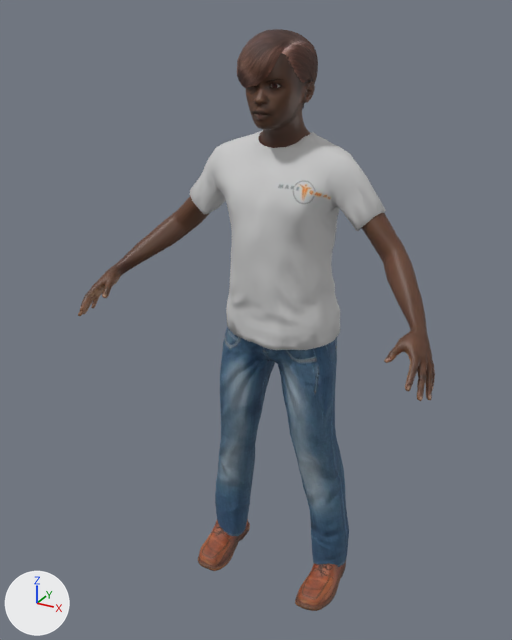
The glTF model models/makehuman/Biped/p11.glb, before and after one commit.
One viewpoint serves both versions: a 50 mm camera at (0.853, -1.727, 1.72) aimed at (-0.041, -0.102, 0.908). Every picture has the same lights, and +X, +Y and +Z are marked at lower left. The older version comes first. Vertices at exactly the same position are counted once.

Script lines for the objects in view, before the commit:
```python
me_base = bpy.data.meshes.new('base')
me_base.from_pydata(...)  # 4616 vertices, 9064 faces; spans x -0.52..0.52, y -0.34..0.05, z 0.17..1.67
me_base.materials.append(mat_p11_body)  # picture img_young_darkskinned_male_diffuse
me_male_casualsuit06 = bpy.data.meshes.new('male_casualsuit06')
me_male_casualsuit06.from_pydata(...)  # 1968 vertices, 3764 faces; spans x -0.299..0.285, y -0.164..0.102, z 0.065..1.423
me_male_casualsuit06.materials.append(mat_p11_male_casualsuit06)
me_shoes01 = bpy.data.meshes.new('shoes01')
me_shoes01.from_pydata(...)  # 931 vertices, 1742 faces; spans x -0.243..0.243, y -0.197..0.058, z -0.002..0.213
me_shoes01.materials.append(mat_p11_shoes01)
ob_p11_body = bpy.data.objects.new('p11.body', me_base)
ob_p11_body.location = (0.0, 0.0, 0.0)
ob_p11_male_casualsuit06 = bpy.data.objects.new('p11.male_casualsuit06', me_male_casualsuit06)
ob_p11_male_casualsuit06.location = (0.0, 0.0, 0.0)
ob_p11_shoes01 = bpy.data.objects.new('p11.shoes01', me_shoes01)
ob_p11_shoes01.location = (0.0, 0.0, 0.0)
# also in view: 'p11.short03' at (-0.009, -0.059, 1.567)
```
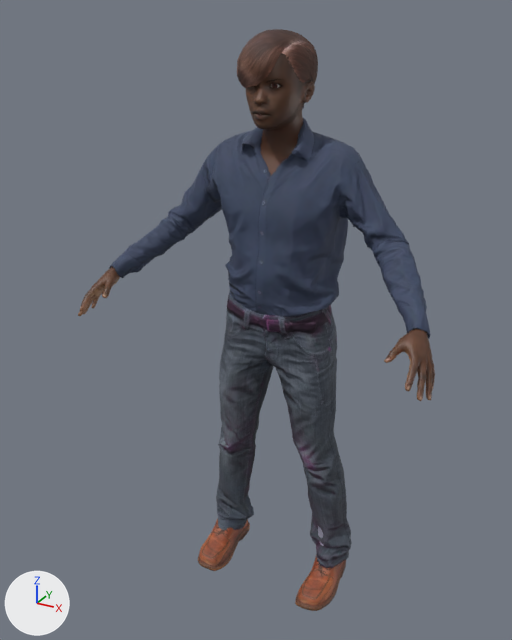
What differs and where, as boxes [x1, y1, x2, y2] in the pictures (512 x 640 px):
'p11.male_casualsuit01', added
    after: [109, 118, 430, 568]
'p11.male_casualsuit06', deleted
    before: [190, 130, 386, 567]
part 1 of me_base, built on
    before: [107, 115, 432, 398]
    after: [110, 115, 432, 397]

What changed in the scene script:
```text
Add img_male_casualsuit01_diffuse_png_p11:
    img_male_casualsuit01_diffuse_png_p11 = load_image('male_casualsuit01_diffuse.png-p11', '_unpacked/male_casualsuit01_diffuse.png-p11', 1024, 1024, 'sRGB')
Add img_male_casualsuit01_normal:
    img_male_casualsuit01_normal = load_image('male_casualsuit01_normal', '_unpacked/male_casualsuit01_normal', 1024, 1024, 'Non-Color')
Add mat_p11_male_casualsuit01:
    mat_p11_male_casualsuit01 = bpy.data.materials.new('p11.male_casualsuit01')
    # uses the picture img_male_casualsuit01_diffuse_png_p11
    # uses the picture img_male_casualsuit01_normal
Change me_base:
    used by ob_p11_body; location = (0.0, 0.0, 0.0)
    remove me_base.from_pydata(...)  # 4616 vertices, 9064 faces; spans x -0.52..0.52, y -0.34..0.05, z 0.17..1.67
    add me_base.from_pydata(...)  # 3412 vertices, 6725 faces; spans x -0.52..0.52, y -0.34..0.05, z 0.9..1.67
    me_base part 1: 288 vertices moved from x -0.51..0.52, y -0.34..-0.02, z 0.9..1.59 to x -0.51..0.52, y -0.34..-0.02, z 0.9..1.57; 1290 vertices removed from x -0.52..0.52, y -0.34..0.04, z 0.9..1.65; 206 vertices added at x -0.52..0.52, y -0.33..0.04, z 0.9..1.61
    other edits to the shape of me_base do not show in these pictures
Add me_male_casualsuit01:
    me_male_casualsuit01.from_pydata(...)  # 3671 vertices, 7234 faces; spans x -0.481..0.478, y -0.225..0.112, z 0.074..1.46
    me_male_casualsuit01.materials.append(mat_p11_male_casualsuit01)
Remove ob_p11_male_casualsuit06:
    ob_p11_male_casualsuit06 = bpy.data.objects.new('p11.male_casualsuit06', me_male_casualsuit06)
    ob_p11_male_casualsuit06.location = (0.0, 0.0, 0.0)
Add ob_p11_male_casualsuit01:
    ob_p11_male_casualsuit01 = bpy.data.objects.new('p11.male_casualsuit01', me_male_casualsuit01)
    ob_p11_male_casualsuit01.location = (0.0, 0.0, 0.0)
```
